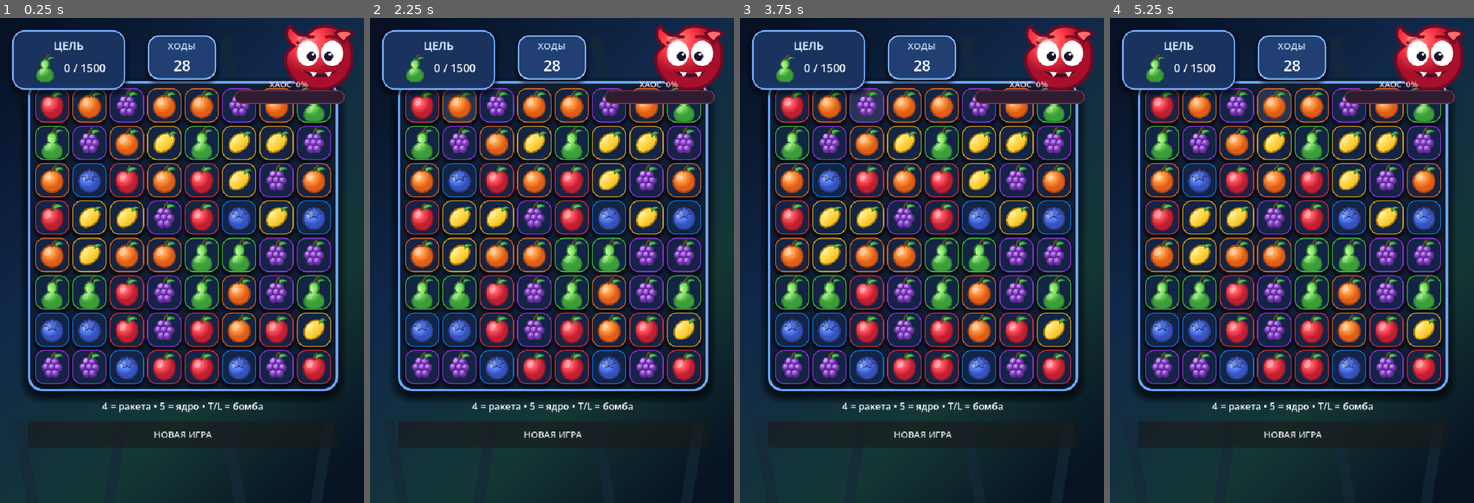
Above: before the commit, frames 1-4 (left to right).
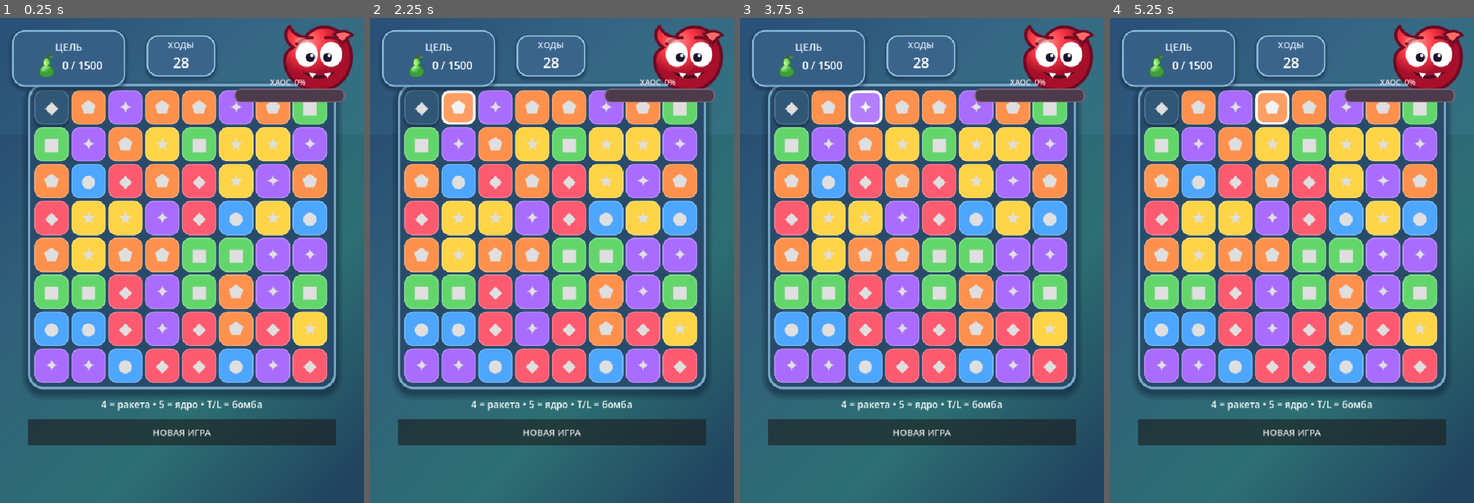
Above: after the commit, the same moments.

Repository: ksotik22/Mutant-Match
Game: Godot game, scene res://main.tscn
The game is run twice, just before and just after one commit, with the same random seed, the same clock (stepped at 60 frames per second) and the same inputs.
Inputs (mouse positions are in pixels of both pictures, inside the frame that each line leads up to):
- Up to frame 1 (0.25 s): no input
- Up to frame 2 (2.25 s): click (420, 105) at 0.52 s; click (420, 105) at 1.25 s, where only the run after the commit has a clickable "◆"; click (461, 105) at 2.02 s
- Up to frame 3 (3.75 s): click (827, 105) at 2.75 s, where only the run after the commit has a clickable "⬟"; click (867, 105) at 3.52 s
- Up to frame 4 (5.25 s): click (1233, 105) at 4.25 s, where only the run after the commit has a clickable "✦"; click (1273, 105) at 5.02 s

The runs differ from the first frame. In frame 1, 94% of the frame differs, in the area x 0-100%, y 0-100%; in frame 2, 94%; in frame 3, 94%; in frame 4, 94%.
Error after the commit: Invalid assignment of property or key 'icon_max_width' with value of type 'int' on a base object of type 'Button'. (res://scripts/visual_upgrade.gd:303)

Commit message:
Polish board to reference style with smaller fruit pieces

Diff:
--- a/scripts/visual_upgrade.gd
+++ b/scripts/visual_upgrade.gd
@@ -9,7 +9,7 @@
 var monster: TextureRect
 var last_chaos := -1
 
-var colors := [Color("ff354f"), Color("1788ff"), Color("ffbf19"), Color("50df3d"), Color("a93cff"), Color("ff7a22")]
+var colors := [Color("ff5a66"), Color("668cff"), Color("ffd75c"), Color("7ed968"), Color("a66be0"), Color("ff9f4b")]
 var piece_textures: Array[Texture2D] = []
 var special_textures: Dictionary = {}
 
@@ -22,7 +22,7 @@
 	if game == null: return
 	board_grid = game.get("board_grid")
 	load_piece_art()
-	make_lab_background()
+	make_soft_background()
 	upgrade_board_panel()
 	hide_old_header()
 	build_reference_hud()
@@ -46,16 +46,16 @@
 		4: load("res://assets/pieces/core.svg")
 	}
 
-func make_lab_background() -> void:
+func make_soft_background() -> void:
 	var bg := GradientTexture2D.new()
 	var grad := Gradient.new()
-	grad.colors = PackedColorArray([Color("071225"), Color("10284a"), Color("143735"), Color("071322")])
-	grad.offsets = PackedFloat32Array([0.0, 0.35, 0.72, 1.0])
+	grad.colors = PackedColorArray([Color("24476c"), Color("315f7b"), Color("2d6f73"), Color("21445f")])
+	grad.offsets = PackedFloat32Array([0.0, 0.32, 0.70, 1.0])
 	bg.gradient = grad
 	bg.width = 720
 	bg.height = 960
-	bg.fill_from = Vector2(0.15, 0.0)
-	bg.fill_to = Vector2(0.85, 1.0)
+	bg.fill_from = Vector2(0.1, 0.0)
+	bg.fill_to = Vector2(0.9, 1.0)
 	var rect := TextureRect.new()
 	rect.texture = bg
 	rect.expand_mode = TextureRect.EXPAND_IGNORE_SIZE
@@ -63,36 +63,37 @@
 	rect.mouse_filter = Control.MOUSE_FILTER_IGNORE
 	game.add_child(rect)
 	game.move_child(rect, 1)
-	for i in 8:
-		var pipe := ColorRect.new()
-		pipe.color = Color(0.08, 0.16, 0.22, 0.7)
-		pipe.position = Vector2(25 + (i % 4) * 205, 40 + (i / 4) * 760)
-		pipe.size = Vector2(22, 180)
-		pipe.rotation = -0.18 if i % 2 == 0 else 0.16
-		pipe.mouse_filter = Control.MOUSE_FILTER_IGNORE
-		game.add_child(pipe)
-		game.move_child(pipe, 2)
+
+	var top_glow := ColorRect.new()
+	top_glow.color = Color(0.45, 0.78, 0.95, 0.08)
+	top_glow.position = Vector2(0, 0)
+	top_glow.size = Vector2(720, 230)
+	top_glow.mouse_filter = Control.MOUSE_FILTER_IGNORE
+	game.add_child(top_glow)
+	game.move_child(top_glow, 2)
 
 func upgrade_board_panel() -> void:
 	if board_grid == null: return
 	var panel := board_grid.get_parent() as PanelContainer
 	if panel == null: return
 	var s := StyleBoxFlat.new()
-	s.bg_color = Color("101c32")
-	s.corner_radius_top_left = 28
-	s.corner_radius_top_right = 28
-	s.corner_radius_bottom_left = 28
-	s.corner_radius_bottom_right = 28
+	s.bg_color = Color("294b6a")
+	s.corner_radius_top_left = 30
+	s.corner_radius_top_right = 30
+	s.corner_radius_bottom_left = 30
+	s.corner_radius_bottom_right = 30
 	s.set_border_width_all(5)
-	s.border_color = Color("6aa7ff")
-	s.shadow_color = Color(0.0, 0.0, 0.0, 0.62)
-	s.shadow_size = 18
+	s.border_color = Color("78a8c8")
+	s.shadow_color = Color(0.05, 0.12, 0.20, 0.48)
+	s.shadow_size = 14
 	s.shadow_offset = Vector2(0, 8)
-	s.content_margin_left = 14
-	s.content_margin_right = 14
-	s.content_margin_top = 14
-	s.content_margin_bottom = 14
+	s.content_margin_left = 13
+	s.content_margin_right = 13
+	s.content_margin_top = 13
+	s.content_margin_bottom = 13
 	panel.add_theme_stylebox_override("panel", s)
+	board_grid.add_theme_constant_override("h_separation", 5)
+	board_grid.add_theme_constant_override("v_separation", 5)
 
 func hide_old_header() -> void:
 	var title := find_label("MUTANT MATCH")
@@ -114,41 +115,42 @@
 
 	var goal_panel := PanelContainer.new()
 	goal_panel.position = Vector2(24, 24)
-	goal_panel.size = Vector2(224, 118)
+	goal_panel.size = Vector2(224, 112)
 	goal_panel.mouse_filter = Control.MOUSE_FILTER_IGNORE
-	goal_panel.add_theme_stylebox_override("panel", make_panel(Color("19325e"), Color("72aaff"), 24, 10))
+	goal_panel.add_theme_stylebox_override("panel", make_panel(Color("365f86"), Color("86b8dc"), 24, 8))
 	layer.add_child(goal_panel)
+
 	var goal_box := VBoxContainer.new()
 	goal_box.alignment = BoxContainer.ALIGNMENT_CENTER
-	goal_box.add_theme_constant_override("separation", 2)
+	goal_box.add_theme_constant_override("separation", 0)
 	goal_panel.add_child(goal_box)
 	var goal_title := Label.new()
 	goal_title.text = "ЦЕЛЬ"
 	goal_title.horizontal_alignment = HORIZONTAL_ALIGNMENT_CENTER
-	goal_title.add_theme_font_size_override("font_size", 22)
-	goal_title.add_theme_color_override("font_color", Color("d8ebff"))
+	goal_title.add_theme_font_size_override("font_size", 20)
+	goal_title.add_theme_color_override("font_color", Color("e6f4ff"))
 	goal_box.add_child(goal_title)
 	var goal_line := HBoxContainer.new()
 	goal_line.alignment = BoxContainer.ALIGNMENT_CENTER
-	goal_line.add_theme_constant_override("separation", 10)
+	goal_line.add_theme_constant_override("separation", 8)
 	goal_box.add_child(goal_line)
 	var goal_icon := TextureRect.new()
 	goal_icon.texture = piece_textures[3]
-	goal_icon.custom_minimum_size = Vector2(54, 54)
+	goal_icon.custom_minimum_size = Vector2(46, 46)
 	goal_icon.expand_mode = TextureRect.EXPAND_IGNORE_SIZE
 	goal_icon.stretch_mode = TextureRect.STRETCH_KEEP_ASPECT_CENTERED
 	goal_line.add_child(goal_icon)
 	goal_value = Label.new()
 	goal_value.text = "0 / 1500"
-	goal_value.add_theme_font_size_override("font_size", 22)
+	goal_value.add_theme_font_size_override("font_size", 21)
 	goal_value.add_theme_color_override("font_color", Color.WHITE)
 	goal_line.add_child(goal_value)
 
 	var moves_panel := PanelContainer.new()
-	moves_panel.position = Vector2(292, 34)
-	moves_panel.size = Vector2(136, 86)
+	moves_panel.position = Vector2(290, 34)
+	moves_panel.size = Vector2(136, 82)
 	moves_panel.mouse_filter = Control.MOUSE_FILTER_IGNORE
-	moves_panel.add_theme_stylebox_override("panel", make_panel(Color("213f72"), Color("89bdff"), 22, 8))
+	moves_panel.add_theme_stylebox_override("panel", make_panel(Color("3b648b"), Color("8fc2e5"), 22, 7))
 	layer.add_child(moves_panel)
 	var moves_box := VBoxContainer.new()
 	moves_box.alignment = BoxContainer.ALIGNMENT_CENTER
@@ -156,44 +158,44 @@
 	var moves_title := Label.new()
 	moves_title.text = "ХОДЫ"
 	moves_title.horizontal_alignment = HORIZONTAL_ALIGNMENT_CENTER
-	moves_title.add_theme_font_size_override("font_size", 18)
-	moves_title.add_theme_color_override("font_color", Color("cce3ff"))
+	moves_title.add_theme_font_size_override("font_size", 17)
+	moves_title.add_theme_color_override("font_color", Color("dcefff"))
 	moves_box.add_child(moves_title)
 	moves_value = Label.new()
 	moves_value.text = "28"
 	moves_value.horizontal_alignment = HORIZONTAL_ALIGNMENT_CENTER
-	moves_value.add_theme_font_size_override("font_size", 30)
+	moves_value.add_theme_font_size_override("font_size", 28)
 	moves_value.add_theme_color_override("font_color", Color.WHITE)
 	moves_box.add_child(moves_value)
 
 	monster = TextureRect.new()
 	monster.texture = load("res://assets/ui/monster_red.svg")
-	monster.position = Vector2(552, -2)
-	monster.size = Vector2(154, 154)
+	monster.position = Vector2(550, 0)
+	monster.size = Vector2(150, 150)
 	monster.expand_mode = TextureRect.EXPAND_IGNORE_SIZE
 	monster.stretch_mode = TextureRect.STRETCH_KEEP_ASPECT_CENTERED
 	monster.mouse_filter = Control.MOUSE_FILTER_IGNORE
 	layer.add_child(monster)
 
 	chaos_label = Label.new()
-	chaos_label.position = Vector2(456, 119)
-	chaos_label.size = Vector2(230, 24)
+	chaos_label.position = Vector2(456, 116)
+	chaos_label.size = Vector2(226, 24)
 	chaos_label.text = "ХАОС  0%"
 	chaos_label.horizontal_alignment = HORIZONTAL_ALIGNMENT_CENTER
-	chaos_label.add_theme_font_size_override("font_size", 16)
-	chaos_label.add_theme_color_override("font_color", Color("ffd6dd"))
+	chaos_label.add_theme_font_size_override("font_size", 15)
+	chaos_label.add_theme_color_override("font_color", Color("ffe8eb"))
 	layer.add_child(chaos_label)
 
 	chaos_bar = ProgressBar.new()
-	chaos_bar.position = Vector2(464, 143)
-	chaos_bar.size = Vector2(218, 25)
+	chaos_bar.position = Vector2(464, 140)
+	chaos_bar.size = Vector2(218, 23)
 	chaos_bar.min_value = 0
 	chaos_bar.max_value = 100
 	chaos_bar.value = 0
 	chaos_bar.show_percentage = false
 	chaos_bar.mouse_filter = Control.MOUSE_FILTER_IGNORE
-	chaos_bar.add_theme_stylebox_override("background", make_bar(Color("301c31"), Color("71364b")))
-	chaos_bar.add_theme_stylebox_override("fill", make_bar(Color("ff3551"), Color("ff92a1")))
+	chaos_bar.add_theme_stylebox_override("background", make_bar(Color("4b3b4b"), Color("866275")))
+	chaos_bar.add_theme_stylebox_override("fill", make_bar(Color("e95365"), Color("ff9bab")))
 	layer.add_child(chaos_bar)
 
 func make_panel(bg: Color, border: Color, radius: int, shadow: int) -> StyleBoxFlat:
@@ -205,22 +207,22 @@
 	s.corner_radius_bottom_right = radius
 	s.set_border_width_all(3)
 	s.border_color = border
-	s.shadow_color = Color(0, 0, 0, 0.5)
+	s.shadow_color = Color(0.05, 0.12, 0.20, 0.38)
 	s.shadow_size = shadow
-	s.shadow_offset = Vector2(0, 5)
+	s.shadow_offset = Vector2(0, 4)
 	s.content_margin_left = 10
 	s.content_margin_right = 10
-	s.content_margin_top = 8
-	s.content_margin_bottom = 8
+	s.content_margin_top = 7
+	s.content_margin_bottom = 7
 	return s
 
 func make_bar(bg: Color, border: Color) -> StyleBoxFlat:
 	var s := StyleBoxFlat.new()
 	s.bg_color = bg
-	s.corner_radius_top_left = 12
-	s.corner_radius_top_right = 12
-	s.corner_radius_bottom_left = 12
-	s.corner_radius_bottom_right = 12
+	s.corner_radius_top_left = 11
+	s.corner_radius_top_right = 11
+	s.corner_radius_bottom_left = 11
+	s.corner_radius_bottom_right = 11
 	s.set_border_width_all(2)
 	s.border_color = border
 	return s
@@ -259,7 +261,7 @@
 		monster.pivot_offset = monster.size * 0.5
 		var tw := create_tween()
 		tw.set_trans(Tween.TRANS_BACK).set_ease(Tween.EASE_OUT)
-		tw.tween_property(monster, "scale", Vector2(1.08, 1.08), 0.07)
+		tw.tween_property(monster, "scale", Vector2(1.06, 1.06), 0.07)
 		tw.tween_property(monster, "scale", Vector2.ONE, 0.11)
 
 func upgrade_tiles() -> void:
@@ -274,30 +276,31 @@
 			if t < 0 or t >= colors.size(): continue
 			var special: int = int(specials[y][x])
 			var s := StyleBoxFlat.new()
-			s.bg_color = Color("132444")
-			s.corner_radius_top_left = 18
-			s.corner_radius_top_right = 18
-			s.corner_radius_bottom_left = 18
-			s.corner_radius_bottom_right = 18
+			s.bg_color = Color("315776")
+			s.corner_radius_top_left = 16
+			s.corner_radius_top_right = 16
+			s.corner_radius_bottom_left = 16
+			s.corner_radius_bottom_right = 16
 			s.set_border_width_all(2)
-			s.border_color = colors[t].darkened(0.18)
-			s.shadow_color = Color(0, 0, 0, 0.52)
-			s.shadow_size = 6
-			s.shadow_offset = Vector2(0, 5)
+			s.border_color = Color("527b99")
+			s.shadow_color = Color(0.05, 0.12, 0.20, 0.38)
+			s.shadow_size = 4
+			s.shadow_offset = Vector2(0, 3)
 			if special != 0:
-				s.bg_color = Color("1c2947")
+				s.bg_color = Color("365c79")
 				s.set_border_width_all(4)
-				s.border_color = Color("ffe58a")
-				s.shadow_color = Color(1.0, 0.65, 0.12, 0.58)
-				s.shadow_size = 10
+				s.border_color = Color("ffe5a0")
+				s.shadow_color = Color(1.0, 0.72, 0.25, 0.42)
+				s.shadow_size = 8
 			b.add_theme_stylebox_override("normal", s)
 			var hover: StyleBoxFlat = s.duplicate()
-			hover.bg_color = s.bg_color.lightened(0.08)
+			hover.bg_color = s.bg_color.lightened(0.07)
 			b.add_theme_stylebox_override("hover", hover)
 			var pressed: StyleBoxFlat = s.duplicate()
-			pressed.bg_color = s.bg_color.darkened(0.12)
+			pressed.bg_color = s.bg_color.darkened(0.09)
 			b.add_theme_stylebox_override("pressed", pressed)
 			b.expand_icon = true
+			b.icon_max_width = 50
 			if special == 0:
 				b.icon = piece_textures[t]
 			else:
